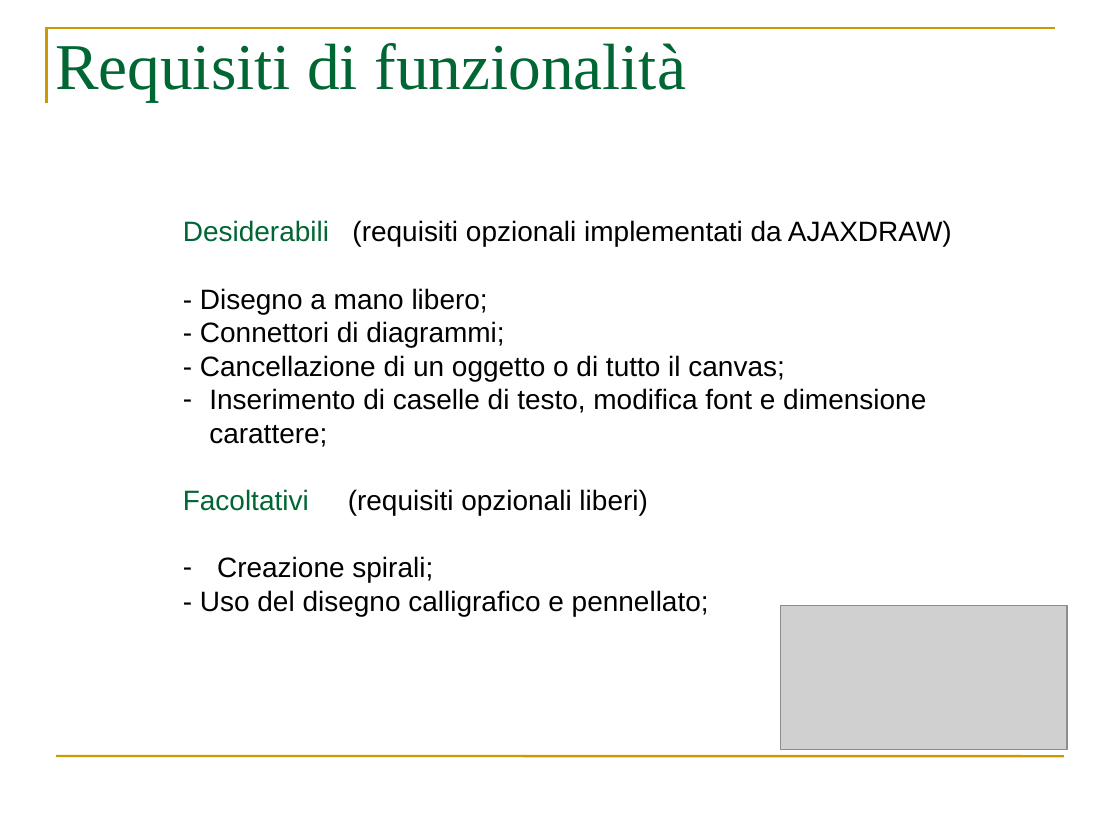
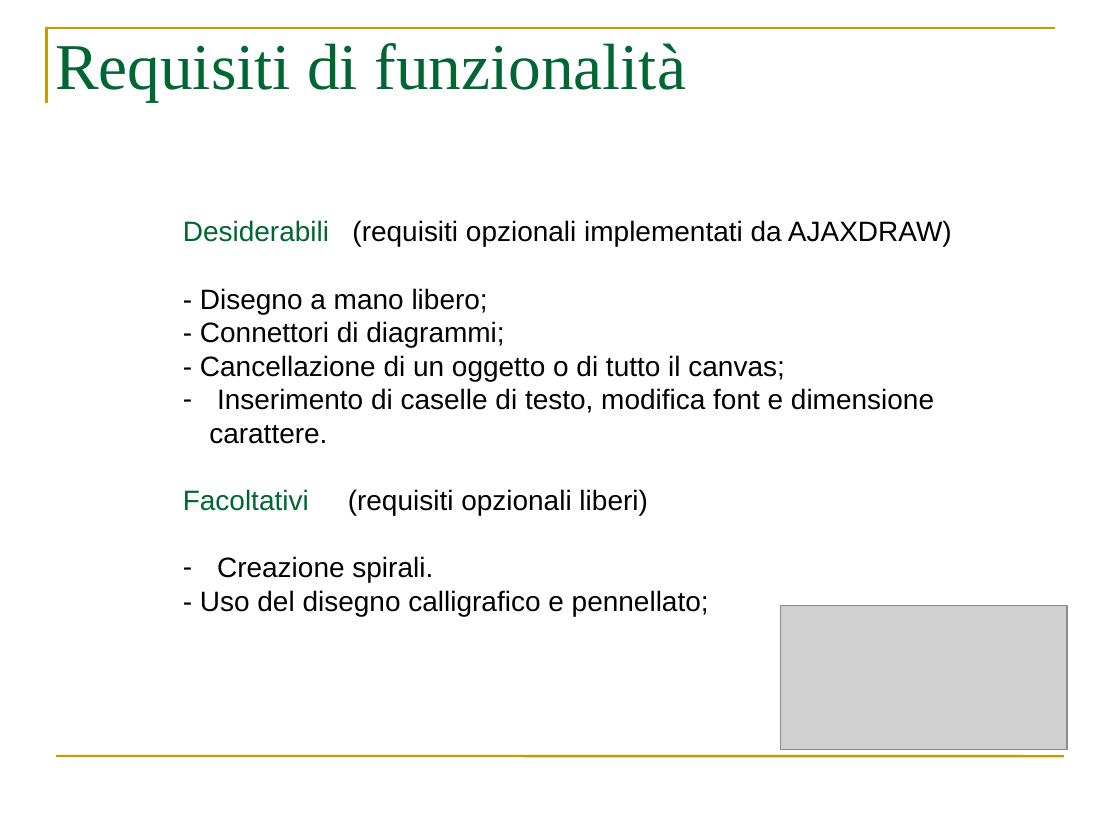
Before and after one commit to webshape/ajaxdraw, a slide deck: slide 29 of doc/PresentazioneRR/PresentazioneRR.ppt. Drawn at 1120x840 pixels with LibreOffice and Linux fonts; fonts in the diff are those of the drawing; grey boxes stand for pictures. Boxes give left, top, right and bottom in pixels: in the first picture for what was removed or moved away, otherwise in the second. Text is boxed around its words. In the diff, an @@ line names an element or a change of style, - is before the commit and + after.

```diff
--- a/doc/PresentazioneRR/PresentazioneRR.ppt
+++ b/doc/PresentazioneRR/PresentazioneRR.ppt
@@ text at bbox=[209, 388, 934, 444]: text changed @@
-– Inserimento di caselle di testo, modifica font e dimensione carattere;
+– Inserimento di caselle di testo, modifica font e dimensione carattere.
@@ text at bbox=[217, 556, 433, 583]: text changed @@
-– Creazione spirali;
+– Creazione spirali.
```
Also in this commit, not shown: 10 other slides changed, 1 other file.
